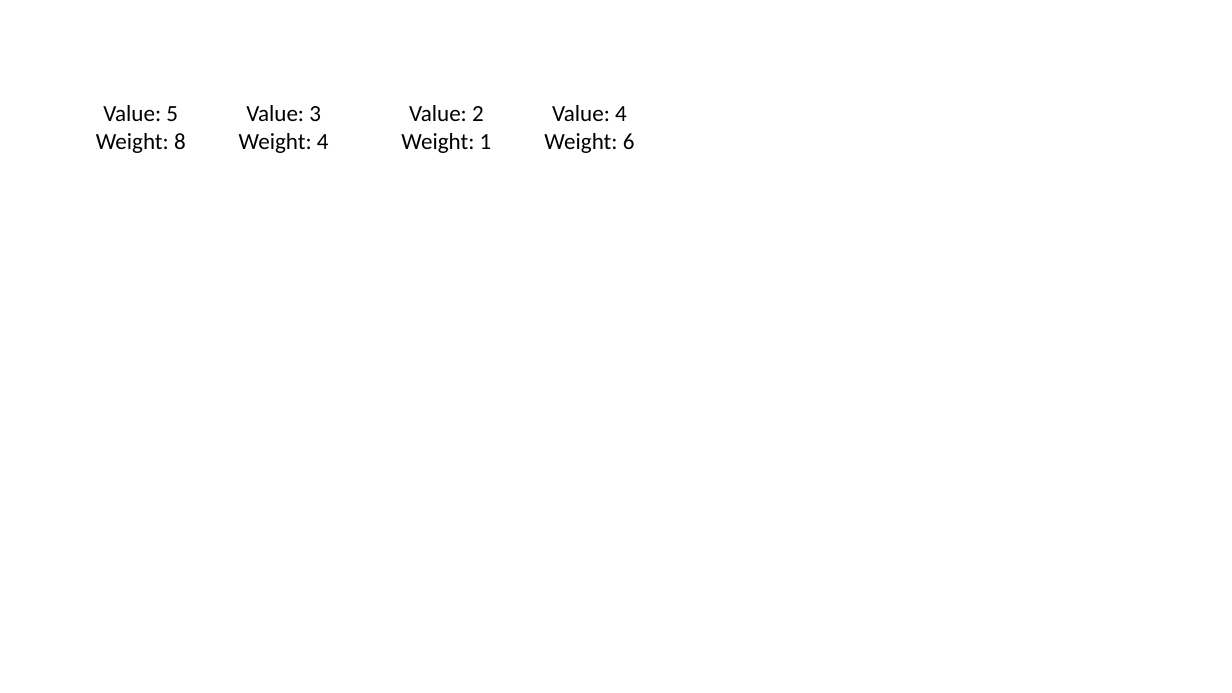
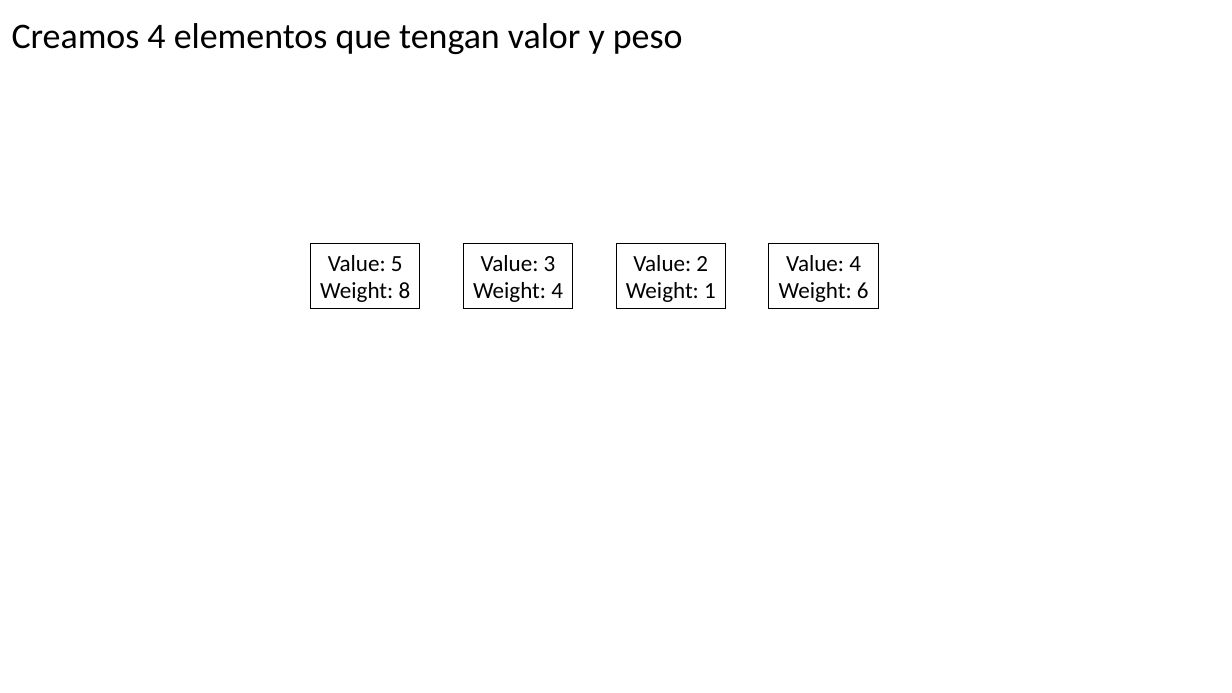
Before and after one commit to GabrielMartinMoran/Knapsack-DynamicProgramming, a slide deck: slide 1 of Knapsack.ppt. Drawn at 1232x693 pixels with LibreOffice and Linux fonts; fonts in the diff are those of the drawing. Boxes give left, top, right and bottom in pixels: in the first picture for what was removed or moved away, otherwise in the second. Text is boxed around its words. In the diff, an @@ line names an element or a change of style, - is before the commit and + after.

```diff
--- a/Knapsack.ppt
+++ b/Knapsack.ppt
@@ text added at (12,23,683,54), 28 pt, text #000000 @@
+Creamos 4 elementos que tengan valor y peso
@@ rectangle "Value: 5": place and size @@
-rectangle "Value: 5" at (96,105,186,153)
+rectangle "Value: 5" at (310,243,419,308)
@@ rectangle "Value: 3": place and size @@
-rectangle "Value: 3" at (239,105,329,153)
+rectangle "Value: 3" at (464,243,573,308)
@@ rectangle "Value: 2": place and size @@
-rectangle "Value: 2" at (401,105,492,153)
+rectangle "Value: 2" at (616,243,725,308)
@@ outline none to #000000 0.74 pt in 4 elements at (310,243,419,308), (464,243,573,308), (616,243,725,308), (768,243,877,308) @@
@@ rectangle "Value: 4": place and size @@
-rectangle "Value: 4" at (544,105,635,153)
+rectangle "Value: 4" at (768,243,877,308)
```
Also in this commit, not shown: 27 other slides changed, 1 slide added, 3 other files.
